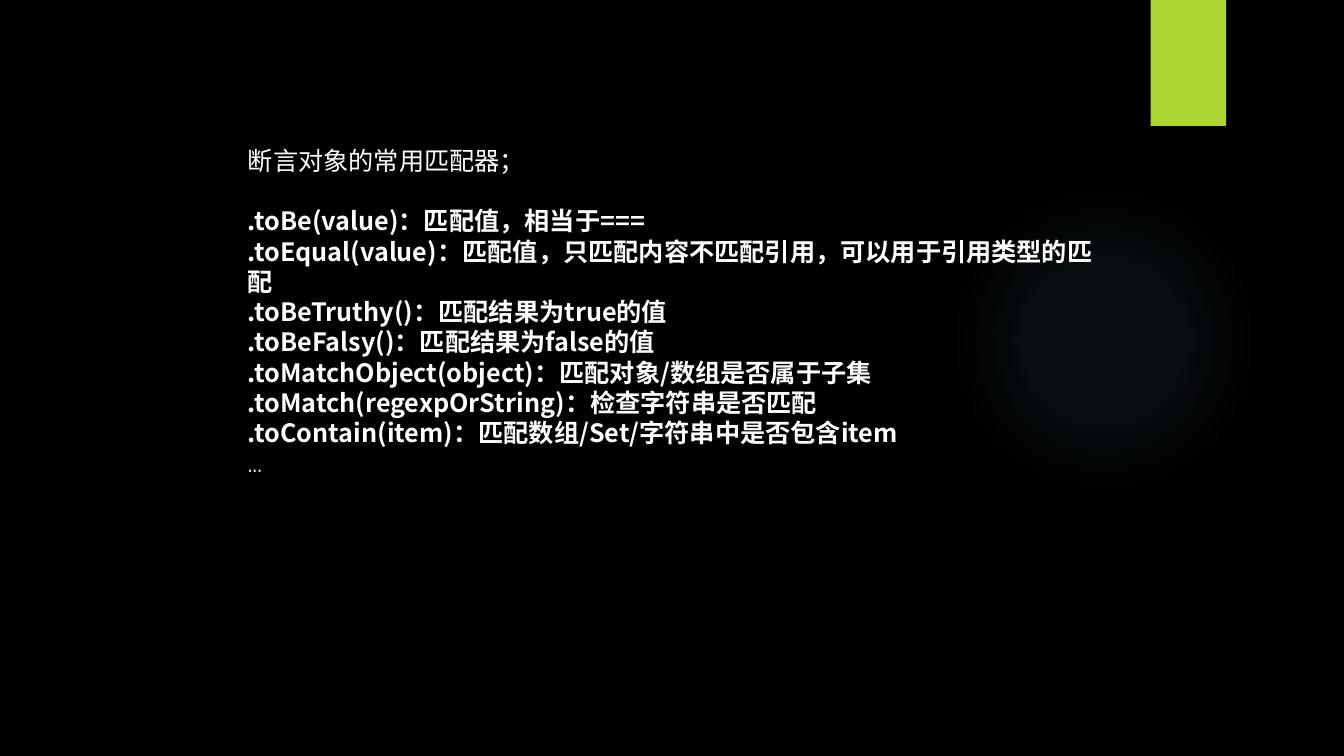
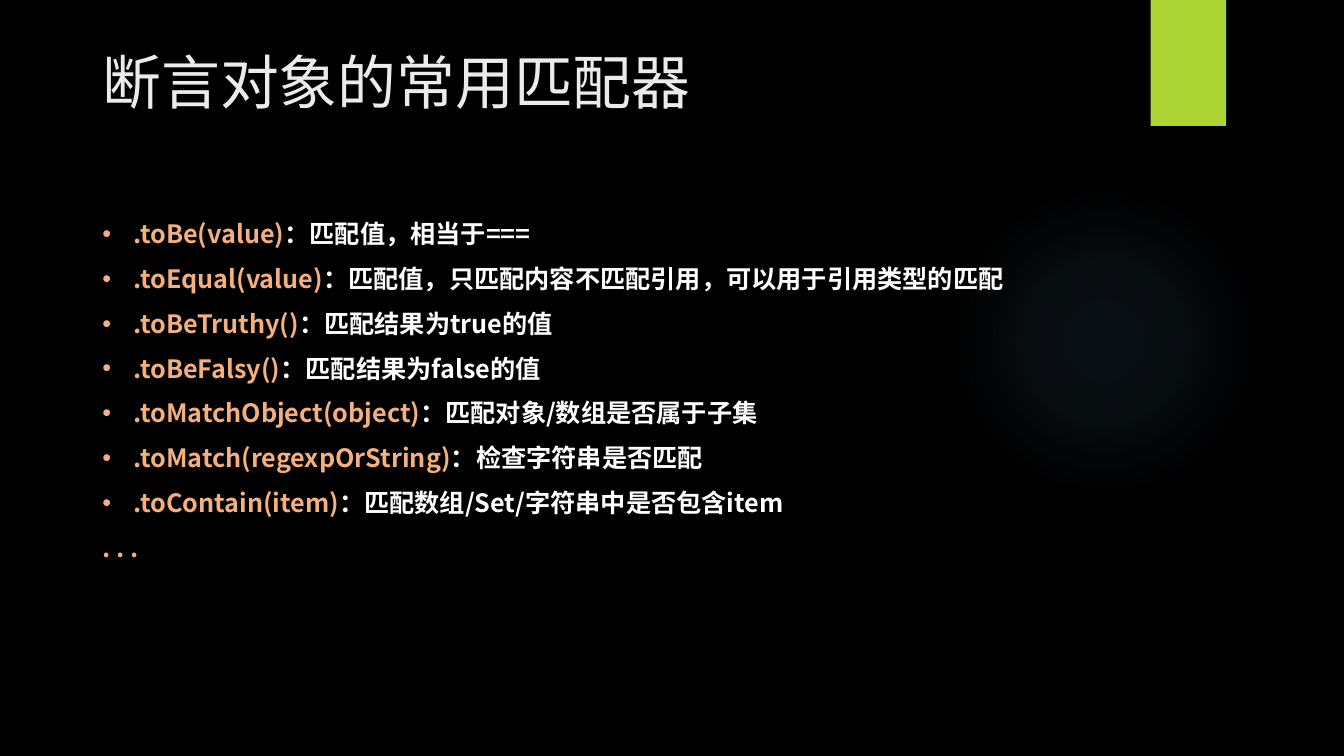
Before and after one commit to WangEbo/auto-test, a slide deck: slide 10 of 王博书的分享/自动化测试.pptx. Drawn at 1344x756 pixels with LibreOffice and Linux fonts; fonts in the diff are those of the drawing; background and template pictures are left out. Boxes give left, top, right and bottom in pixels: in the first picture for what was removed or moved away, otherwise in the second. Text is boxed around its words. In the diff, an @@ line names an element or a change of style, - is before the commit and + after.

```diff
--- a/王博书的分享/自动化测试.pptx
+++ b/王博书的分享/自动化测试.pptx
@@ title added at <box>102,54,690,109</box>, 42 pt, text #EBEBEB @@
+断言对象的常用匹配器
@@ text at <box>248,148,525,174</box>: paragraph removed @@
-断言对象的常用匹配器；
@@ text at <box>134,221,1004,517</box>: text changed; font Quicksand to Noto Sans CJK SC; text colour #FFFFFF to #F5AF7C; bold on @@
-…
+. . .
@@ text ".toBe(value)：匹配值，相当于===": place and size @@
-text ".toBe(value)：匹配值，相当于===" at <box>248,148,1092,447</box>
+text ".toBe(value)：匹配值，相当于===" at <box>134,221,1004,517</box>
@@ text at <box>134,221,1004,517</box>: text colour #FFFFFF to #F5AF7C in ".toBe(value)：匹配值，相当于===", ".toEqual(value)：匹配值，只匹配内容不匹配引用，可以用于引用类型的匹配", ".toBeTruthy()：匹配结果为true的值", ".toBeFalsy()：匹配结果为false的值" and 3 more places; bullet none to •; line spacing 1 to 32pt @@
```
Also in this commit, not shown: 5 other slides changed, 1 slide added.
